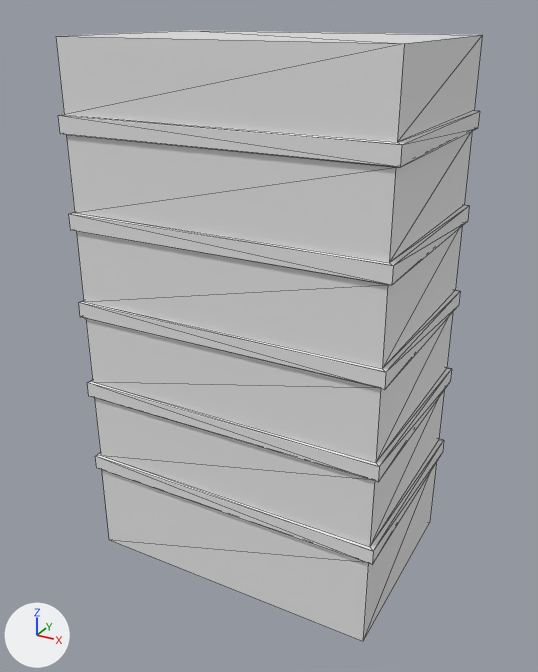
A saved change to the glTF model PrédioTrabalho.glb.
The view is the same before and after, from a 50 mm camera at (31.4, -58.0, 51.8) aimed at (-0.1, -0.6, 23.2). The lights are fixed; the arrows at lower left show +X, +Y and +Z. The first picture is the older version. Mesh edges are drawn as thin lines. Where no turn or scale is listed for an object, it has been applied to the vertices. Vertices at exactly the same position are counted once.

The first picture shows 'WorkBuilding-col'.
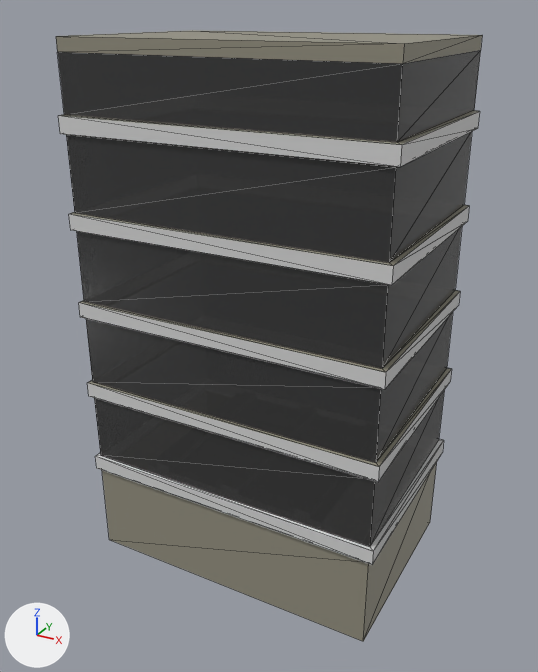
Boxes [x1, y1, x2, y2] around the edits, measured in the pictures (538 x 672 px):
part 1 of me_cube_132, reshaped
    both: [56, 35, 482, 142]
part 2 of me_cube_132, recoloured
    both: [60, 30, 479, 641]
part 3 of me_cube_132, recoloured
    both: [66, 132, 472, 547]
part 4 of me_cube_132, recoloured
    both: [58, 111, 480, 565]

What the commit changed:
Material 'Material.122' (mat_material_122) is new.
Its base color is (0.038, 0.038, 0.038) (dark grey #373737).
Its roughness is 0.209.
Its alpha is 0.906.
Material 'Material.104' (mat_material_104) is new.
Its base color is (0.689, 0.689, 0.689) (light grey #d8d8d8).
Its roughness is 0.0385.
Material 'Material.148' (mat_material_148) is new.
Its base color is (0.181, 0.181, 0.181) (grey #767676).
Its roughness is 0.705.
Material 'Material.142' (mat_material_142) is new.
Its base color is (0.291, 0.275, 0.213) (grey #938f7f).
Material 'Material.147' (mat_material_147) is new.
Its base color is (0.558, 0.558, 0.558) (light grey #c5c5c5).
Its roughness is 0.218.
Material 'Material.145' (mat_material_145) is new.
Its base color is (0.736, 0.703, 0.662) (light grey #dfdad5).
Its roughness is 0.226.
Material 'Material.143' (mat_material_143) is new.
Its base color is (0.498, 0.498, 0.498) (grey #bbbbbb).
Its metallic is 0.667.
Its roughness is 0.295.
me_cube_132 is used by ob_workbuilding_col; location (0.0, 0.0, 24.8).
me_cube_132 had 162 vertices, 318 faces and spanned x -15.0..15.0, y -10.0..10.0, z -25.0..25.0.
me_cube_132 now has 185 vertices, 364 faces and spans x -15.0..15.0, y -10.0..10.0, z -25.0..25.0.
Part 1, on me_cube_132:
8 faces are deleted.
4 vertices are added at (-14.6, -9.7, 23.8), (-14.6, 9.7, 23.8), (14.6, -9.7, 23.8), (14.6, 9.7, 23.8).
8 new faces join them, mat_material_142 (grey #938f7f).
8 new faces join them, mat_material_122 (dark grey #373737).
me_cube_132 part 2: 88 faces spanning x -15.0..15.0, y -10.0..10.0, z -25.0..25.0 switch from no material to mat_material_142 (grey #938f7f).
me_cube_132 part 3: 32 faces spanning x -14.6..14.6, y -9.7..9.7, z -14.4..17.3 switch from no material to mat_material_122 (dark grey #373737).
me_cube_132 part 4: 56 faces spanning x -15.0..15.0, y -10.0..10.0, z -16.0..18.8 switch from no material to mat_material_104 (light grey #d8d8d8).
Other edits to the shape of me_cube_132 do not show in these pictures.
me_cube_132 gains material mat_material_143 (grey #bbbbbb).
me_cube_132 gains material mat_material_145 (light grey #dfdad5).
me_cube_132 gains material mat_material_147 (light grey #c5c5c5).
me_cube_132 gains material mat_material_148 (grey #767676).
